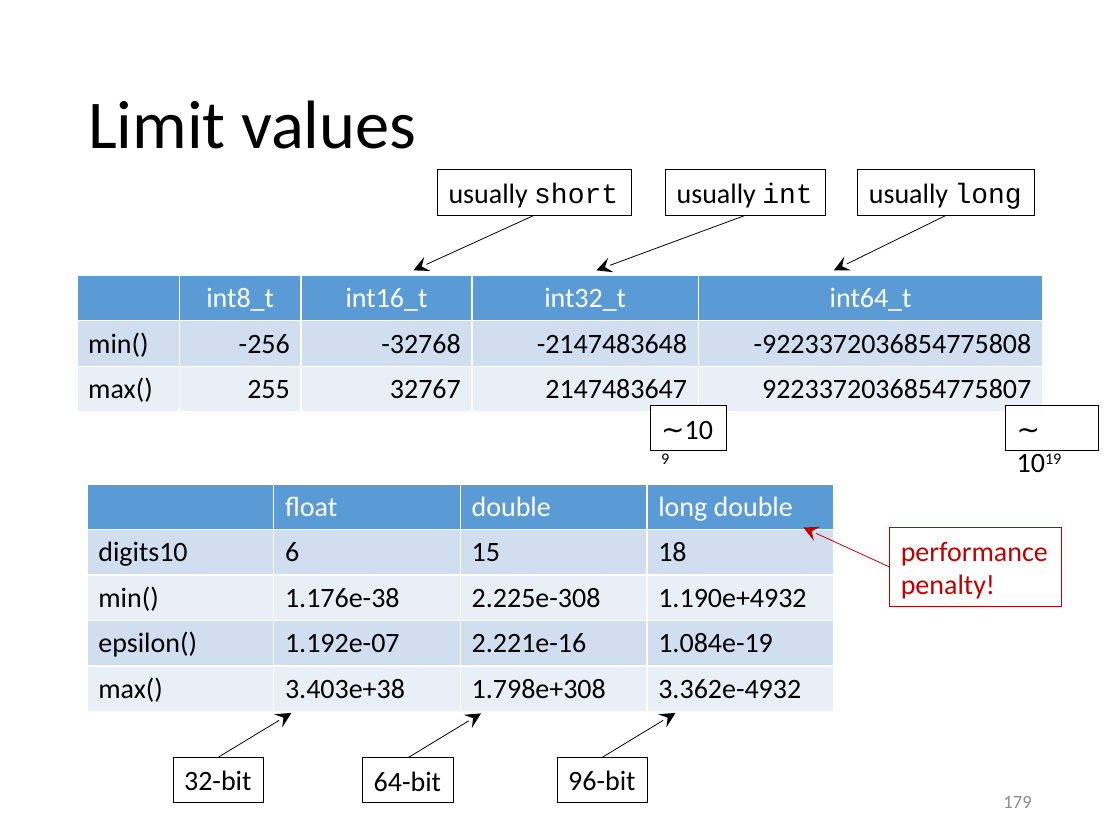
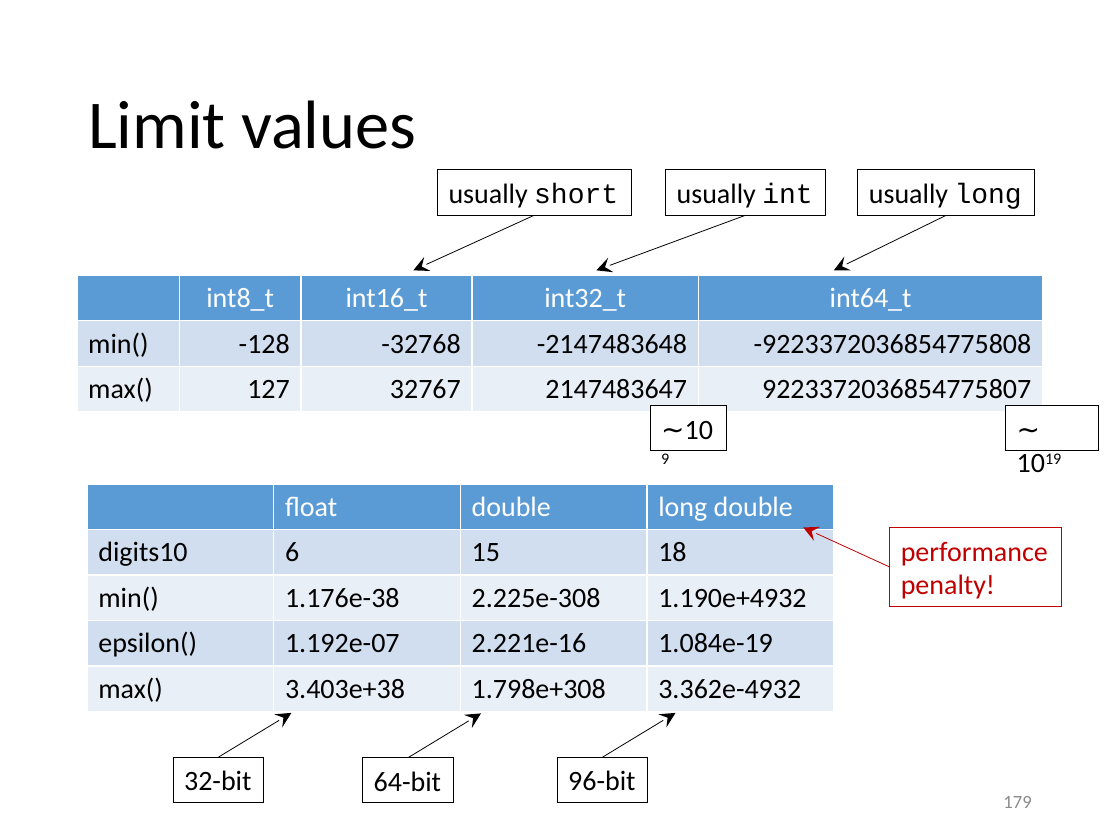
Before and after one commit to gjbex/training-material, a slide deck: slide 179 of CPlusPlus/scientific_cpp.pptx. Drawn at 1120x840 pixels with LibreOffice and Linux fonts; fonts in the diff are those of the drawing. Boxes give left, top, right and bottom in pixels: in the first picture for what was removed or moved away, otherwise in the second. Text is boxed around its words. In the diff, an @@ line names an element or a change of style, - is before the commit and + after.

```diff
--- a/CPlusPlus/scientific_cpp.pptx
+++ b/CPlusPlus/scientific_cpp.pptx
@@ table at [77, 276, 1044, 412] @@
-row 2, column 2: -256
+row 2, column 2: -128
-row 3, column 2: 255
+row 3, column 2: 127
```
Also in this commit, not shown: 3 other slides changed.
